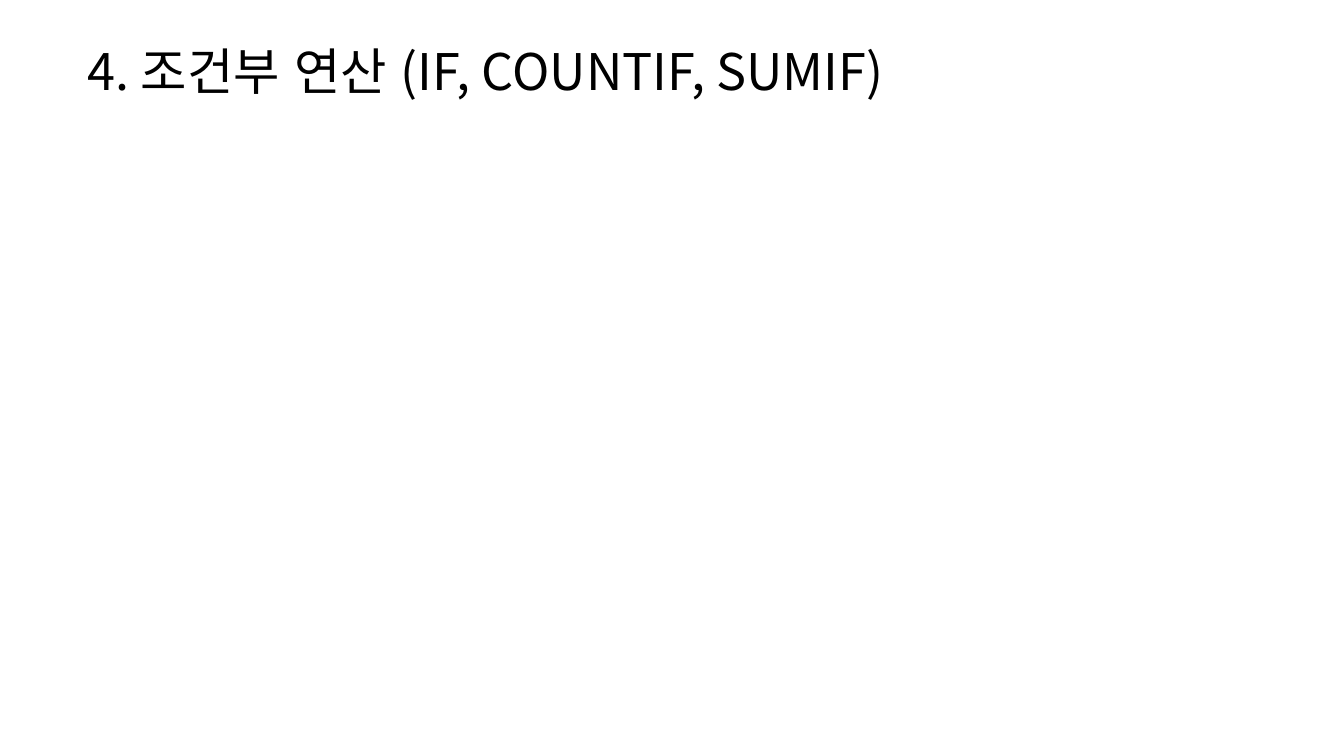
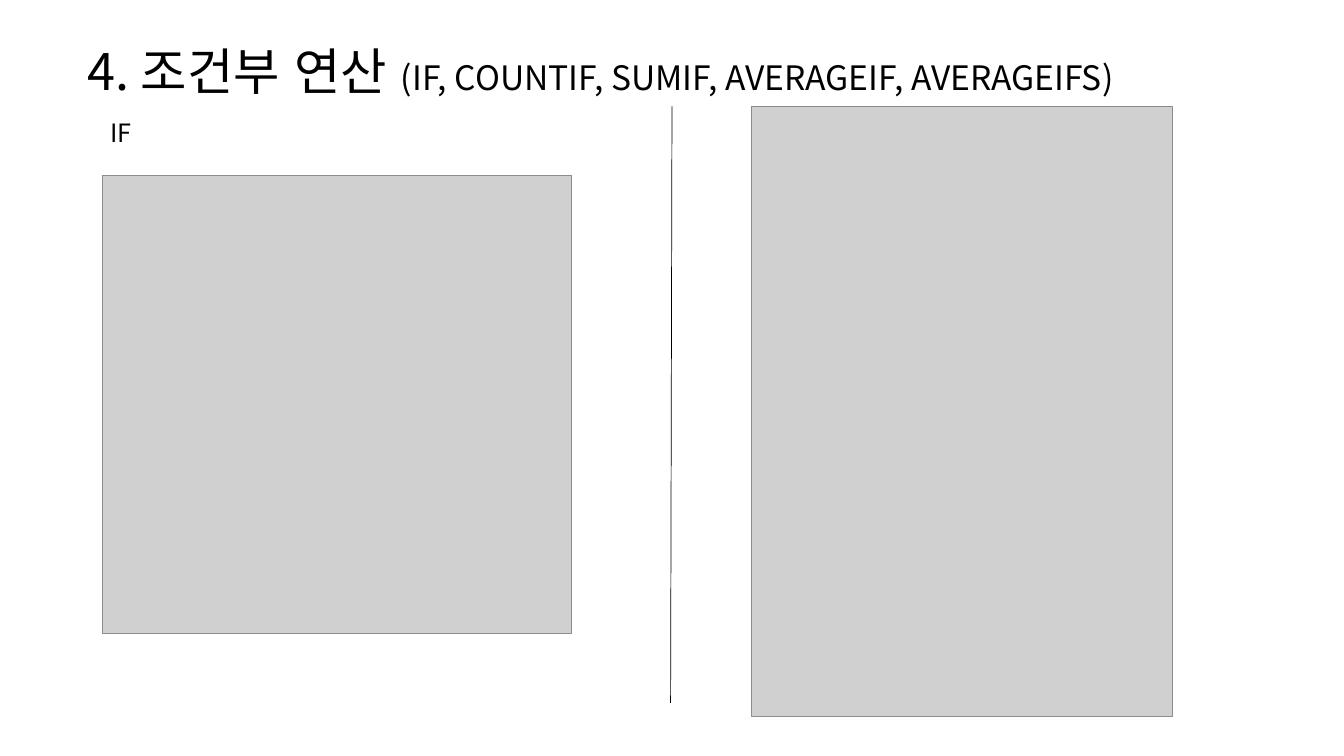
Before and after one commit to hnanmal/mkcljpt_volume, a slide deck: slide 14 of documentum/건축심화세미나(2022)/이벤트 특강/파이썬 모양만 다른 엑셀.pptx (slide 10 before the commit). Drawn at 1344x756 pixels with LibreOffice and Linux fonts; fonts in the diff are those of the drawing; grey boxes stand for pictures. Boxes give left, top, right and bottom in pixels: in the first picture for what was removed or moved away, otherwise in the second. Text is boxed around its words. In the diff, an @@ line names an element or a change of style, - is before the commit and + after.

```diff
--- a/documentum/건축심화세미나(2022)/이벤트 특강/파이썬 모양만 다른 엑셀.pptx
+++ b/documentum/건축심화세미나(2022)/이벤트 특강/파이썬 모양만 다른 엑셀.pptx
@@ text at bbox=[88, 48, 1113, 97]: text changed; size 36 to 24 pt @@
-4. 조건부 연산 (IF, COUNTIF, SUMIF)
+4. 조건부 연산 (IF, COUNTIF, SUMIF, AVERAGEIF, AVERAGEIFS)
@@ line added from (673, 107) to (670, 703), #808080 0.5 pt @@
@@ picture added at bbox=[752, 107, 1174, 717] @@
@@ text added at bbox=[110, 123, 131, 142], 18 pt, text #000000 @@
+IF
@@ picture added at bbox=[103, 175, 572, 633] @@
```
Also in this commit, not shown: 3 other slides changed, 18 slides added, 5 slides removed, 1 other file.
